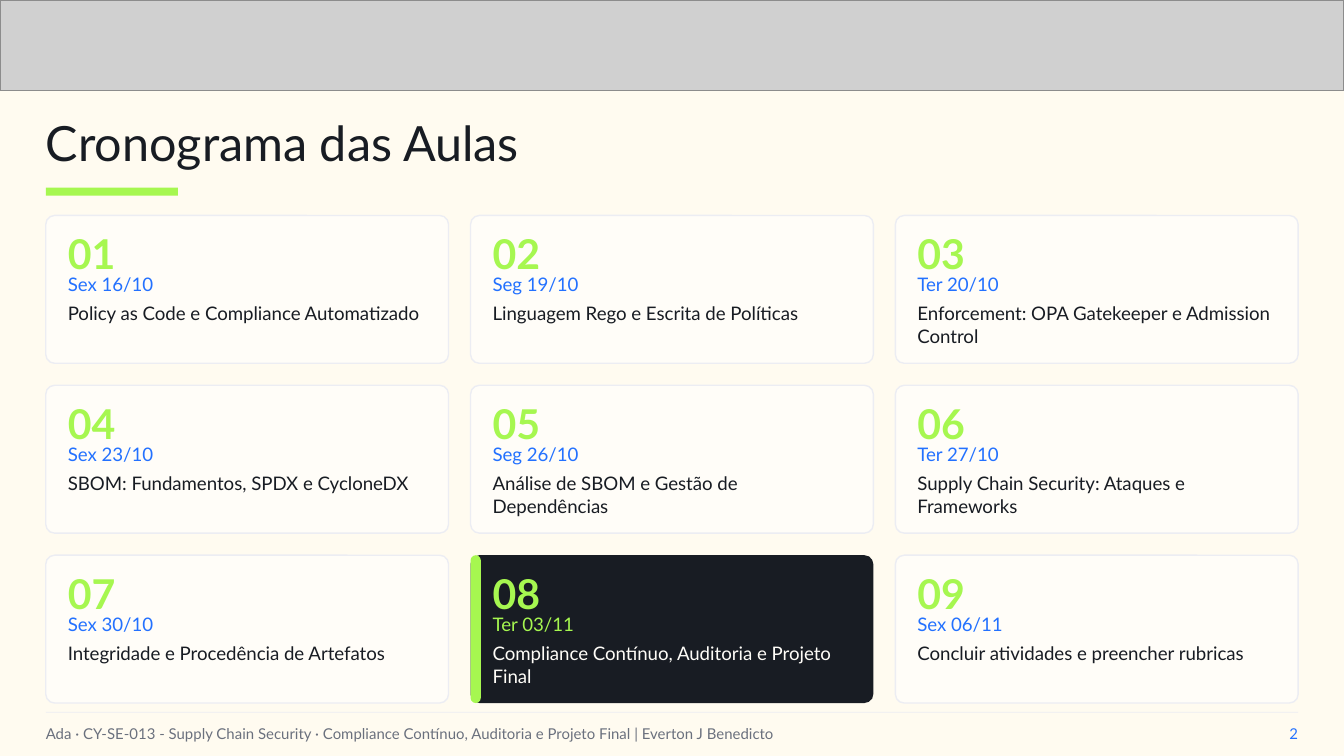
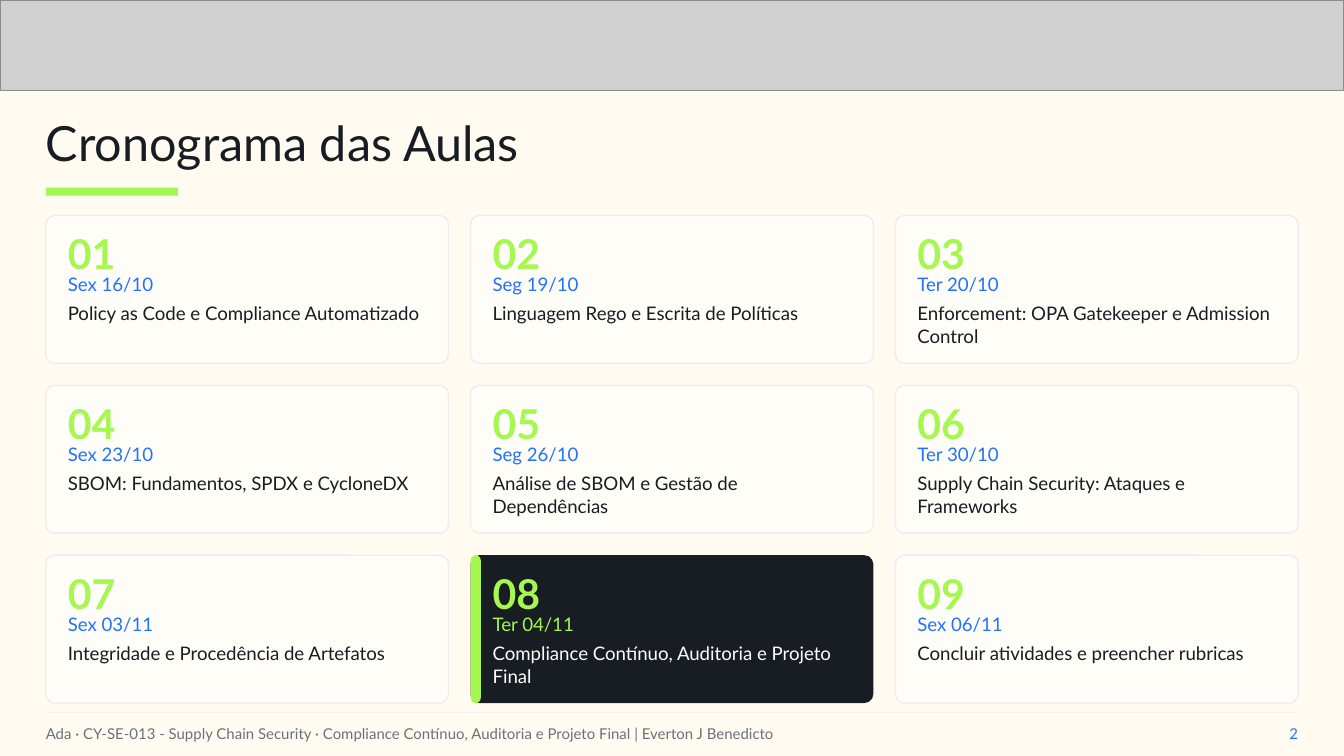
Before and after one commit to everton-dev/AdaTech.Aulas, a slide deck: slide 2 of CY-SE-013 - Supply Chain Security/slides/Aula_08_Compliance_Continuo_Auditoria_e_Projeto_Final.pptx. Drawn at 1344x756 pixels with LibreOffice and Linux fonts; fonts in the diff are those of the drawing; grey boxes stand for pictures. Boxes give left, top, right and bottom in pixels: in the first picture for what was removed or moved away, otherwise in the second. Text is boxed around its words. In the diff, an @@ line names an element or a change of style, - is before the commit and + after.

```diff
--- a/CY-SE-013 - Supply Chain Security/slides/Aula_08_Compliance_Continuo_Auditoria_e_Projeto_Final.pptx
+++ b/CY-SE-013 - Supply Chain Security/slides/Aula_08_Compliance_Continuo_Auditoria_e_Projeto_Final.pptx
@@ text at [917,447,999,462]: text changed @@
-Ter 27/10
+Ter 30/10
@@ text at [68,617,154,632]: text changed @@
-Sex 30/10
+Sex 03/11
@@ text at [493,617,574,632]: text changed @@
-Ter 03/11
+Ter 04/11
```
Also in this commit, not shown: 9 other slides changed, 1 slide added, 1 slide removed, 4 other files.
